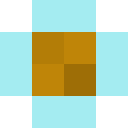
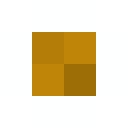
Layer changes from the first 128px x 128px image to the second:
added layer "Layer 1 copy" above "Layer 1" over (x1=0, y1=0, x2=128, y2=128)
hid "Layer 1", painted on it over (x1=0, y1=0, x2=128, y2=128)
